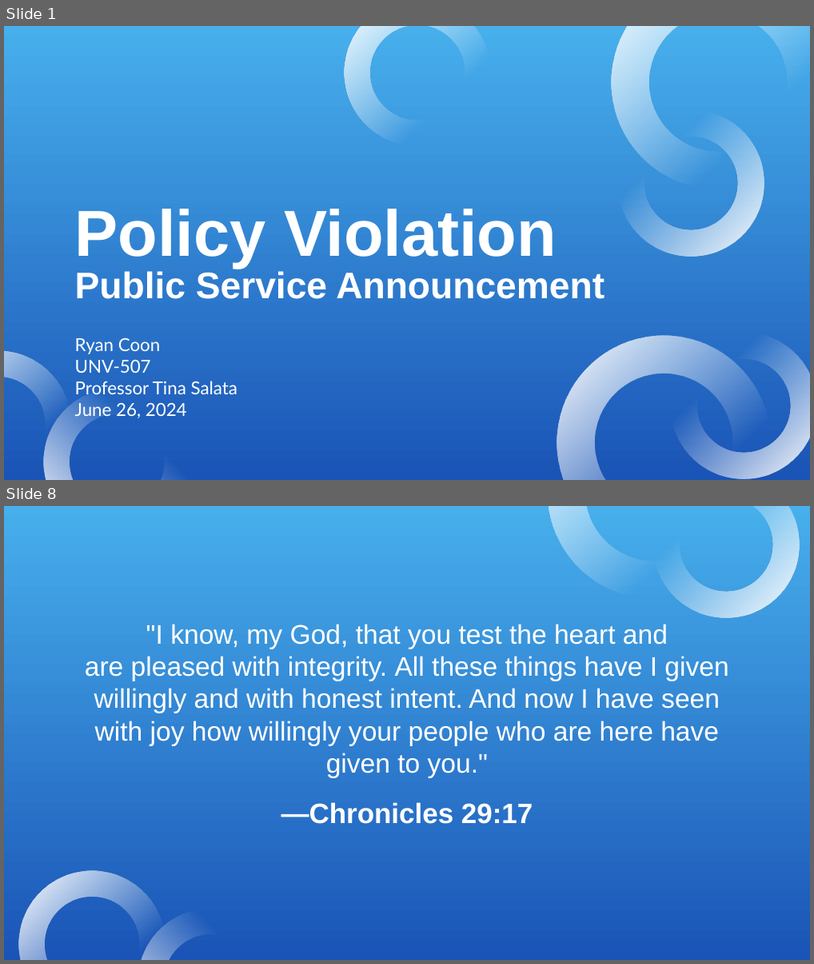
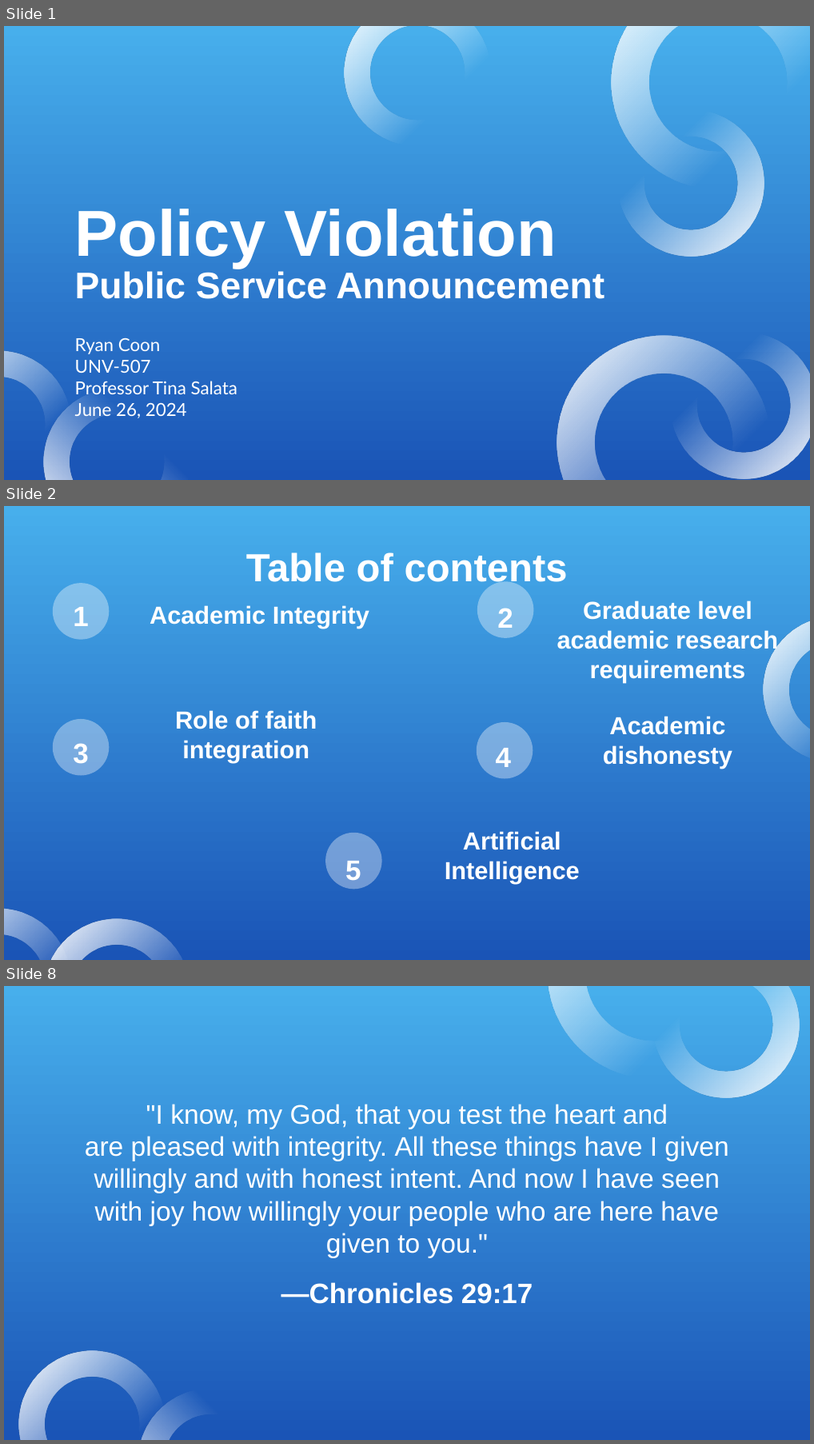
Before and after one commit to rcoon1/GCU-Masters, a slide deck: UNV 507/Topic 1/PSA Policy Violation RCoon.pptx. Shown one above the other, each under a label of ours: slides 1 and 8 before the commit, slides 1, 2 and 8 after it; the slides between them are not shown. The pictures are 814x964 and 814x1444 pixels, drawn with LibreOffice and Linux fonts; fonts in the diff are those of the drawing. Boxes give left, top, right and bottom in pixels: in the first picture for what was removed or moved away, otherwise in the second. Text is boxed around its words. In the diff, an @@ line names an element or a change of style, - is before the commit and + after.

```diff
--- a/UNV 507/Topic 1/PSA Policy Violation RCoon.pptx
+++ b/UNV 507/Topic 1/PSA Policy Violation RCoon.pptx
@@ slide 2 added at bbox=[4, 506, 810, 960], background gradient #47AFEC to #1A54B6 @@
@@ title added at bbox=[246, 552, 568, 589], 35 pt, text #FFFFFF, bold @@
+Table of contents
@@ ellipse added at bbox=[52, 583, 109, 639], fill #FFFFFF at 36% opacity @@
@@ ellipse added at bbox=[478, 582, 534, 638], fill #FFFFFF at 36% opacity @@
@@ title added at bbox=[558, 600, 778, 683], 22 pt, text #FFFFFF, bold @@
+Graduate level academic research requirements
@@ title added at bbox=[73, 607, 88, 626], 25 pt, text #FFFFFF, bold @@
+1
@@ title added at bbox=[150, 605, 370, 628], 22 pt, text #FFFFFF, bold @@
+Academic Integrity
@@ title added at bbox=[498, 608, 513, 628], 25 pt, text #FFFFFF, bold @@
+2
@@ donut added at bbox=[764, 616, 810, 763], fill gradient #FFFFFF @@
@@ ellipse added at bbox=[52, 719, 109, 776], fill #FFFFFF at 36% opacity @@
@@ title added at bbox=[175, 710, 318, 763], 22 pt, text #FFFFFF, bold @@
+Role of faith integration
@@ title added at bbox=[603, 716, 733, 768], 22 pt, text #FFFFFF, bold @@
+Academic dishonesty
@@ title added at bbox=[73, 743, 88, 764], 25 pt, text #FFFFFF, bold @@
+3
@@ ellipse added at bbox=[477, 722, 533, 779], fill #FFFFFF at 36% opacity @@
@@ title added at bbox=[496, 748, 511, 767], 25 pt, text #FFFFFF, bold @@
+4
@@ ellipse added at bbox=[326, 832, 382, 889], fill #FFFFFF at 36% opacity @@
@@ text added at bbox=[445, 831, 580, 883], 22 pt, text #FFFFFF, bold @@
+Artificial Intelligence
@@ text added at bbox=[346, 860, 361, 880], 25 pt, text #FFFFFF, bold @@
+5
@@ donut added at bbox=[4, 908, 70, 960], fill gradient #FFFFFF @@
@@ donut added at bbox=[43, 918, 190, 960], fill gradient #FFFFFF @@
```
Also in this commit, not shown: 5 slides changed, 1 other slide added, 1 slide removed.
